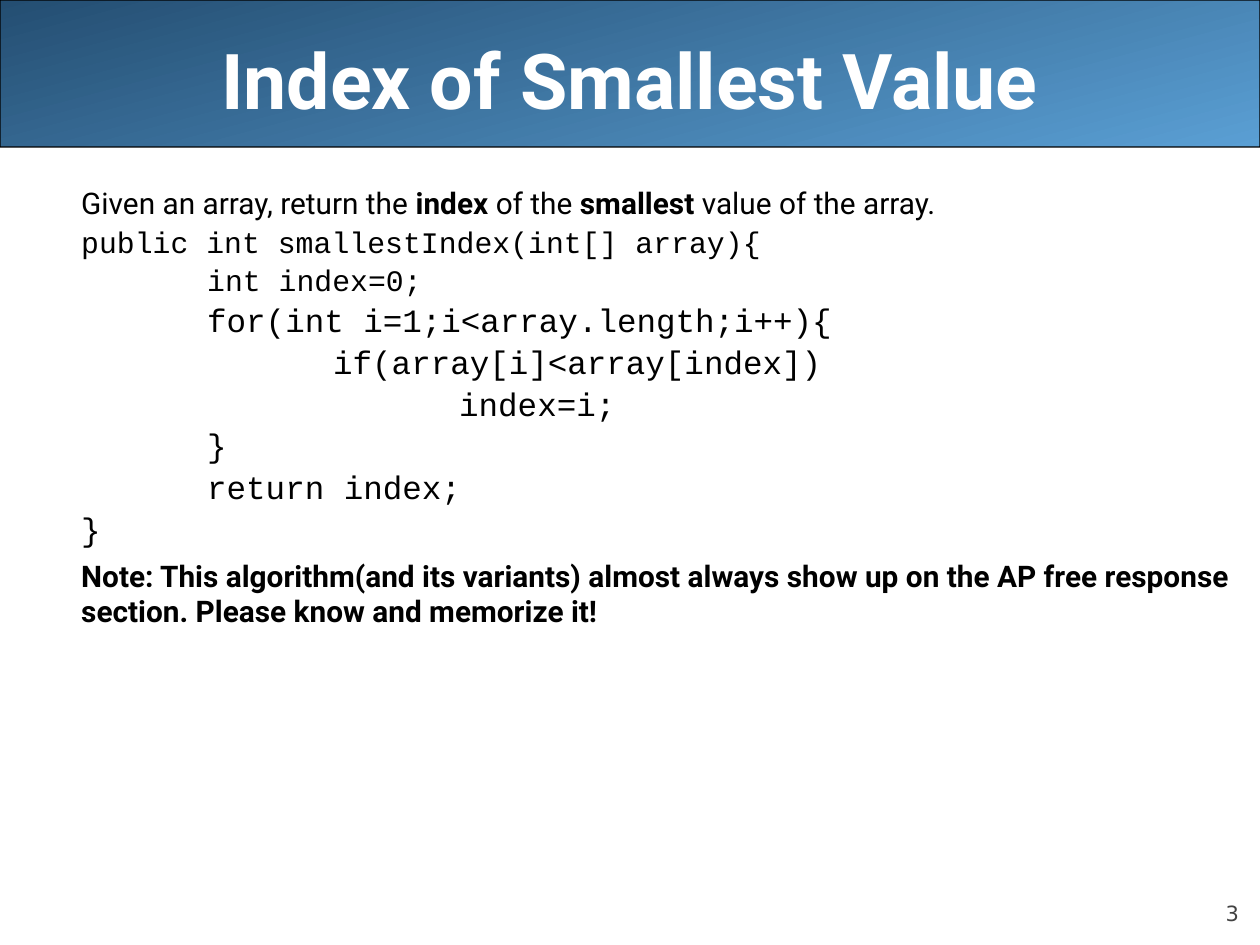
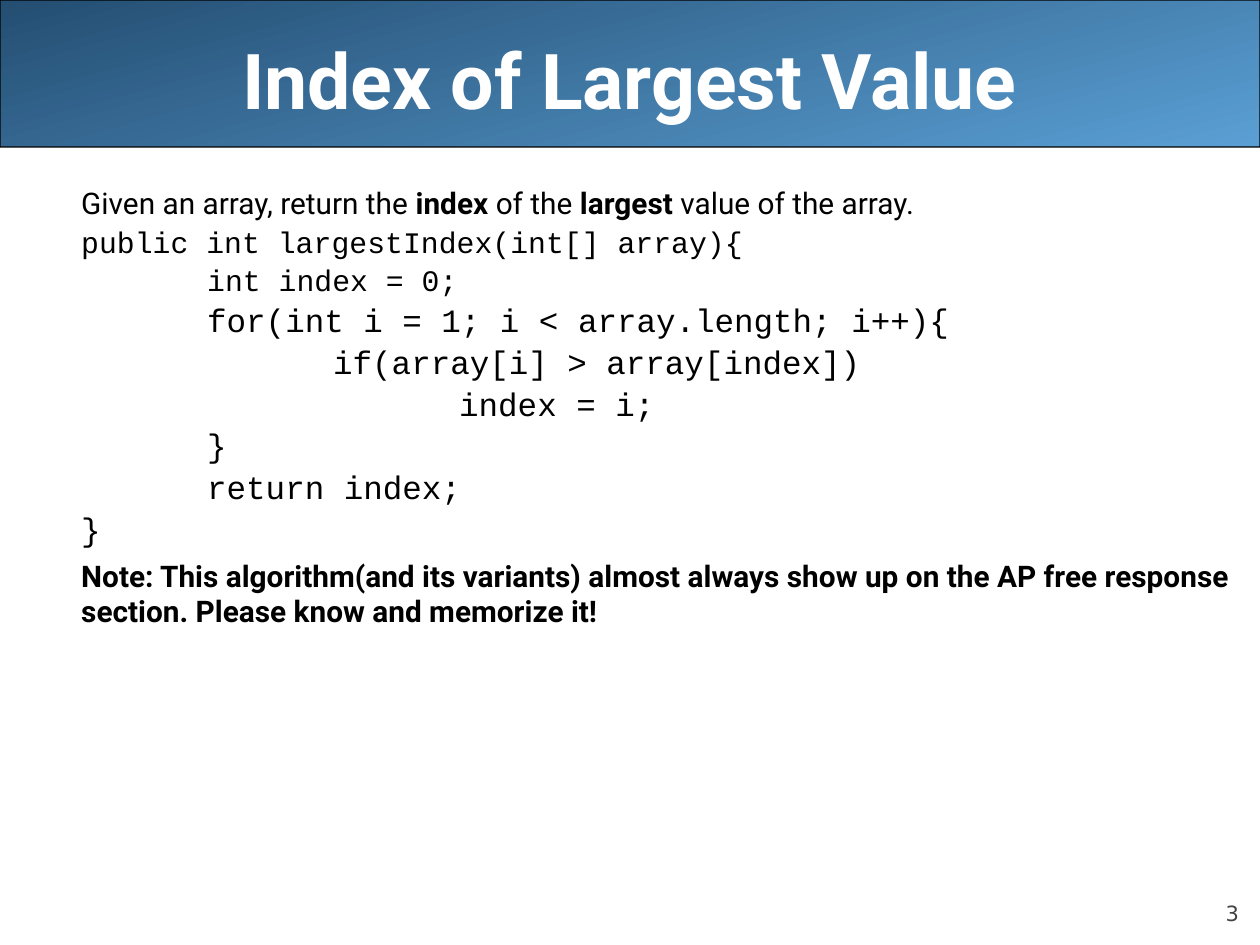
Before and after one commit to LongBaoNguyen/longbaonguyen.github.io, a slide deck: slide 3 of courses/apcsa/lecture10.ppt. Drawn at 1260x945 pixels with LibreOffice and Linux fonts; fonts in the diff are those of the drawing. Boxes give left, top, right and bottom in pixels: in the first picture for what was removed or moved away, otherwise in the second. Text is boxed around its words. In the diff, an @@ line names an element or a change of style, - is before the commit and + after.

```diff
--- a/courses/apcsa/lecture10.ppt
+++ b/courses/apcsa/lecture10.ppt
@@ title at bbox=[242, 50, 1017, 125]: text changed @@
-Index of Smallest Value
+Index of Largest Value
@@ text at bbox=[81, 191, 949, 422]: text changed @@
-  Given an array, return the index of the smallest value of the array.
-  public int smallestIndex(int[] array){
-  int index=0;
-  for(int i=1;i<array.length;i++){
-  if(array[i]<array[index])
-  index=i;
+  Given an array, return the index of the largest value of the array.
+  public int largestIndex(int[] array){
+  int index = 0;
+  for(int i = 1; i < array.length; i++){
+  if(array[i] > array[index])
+  index = i;
```
Also in this commit, not shown: 6 other slides changed, 1 other file.
